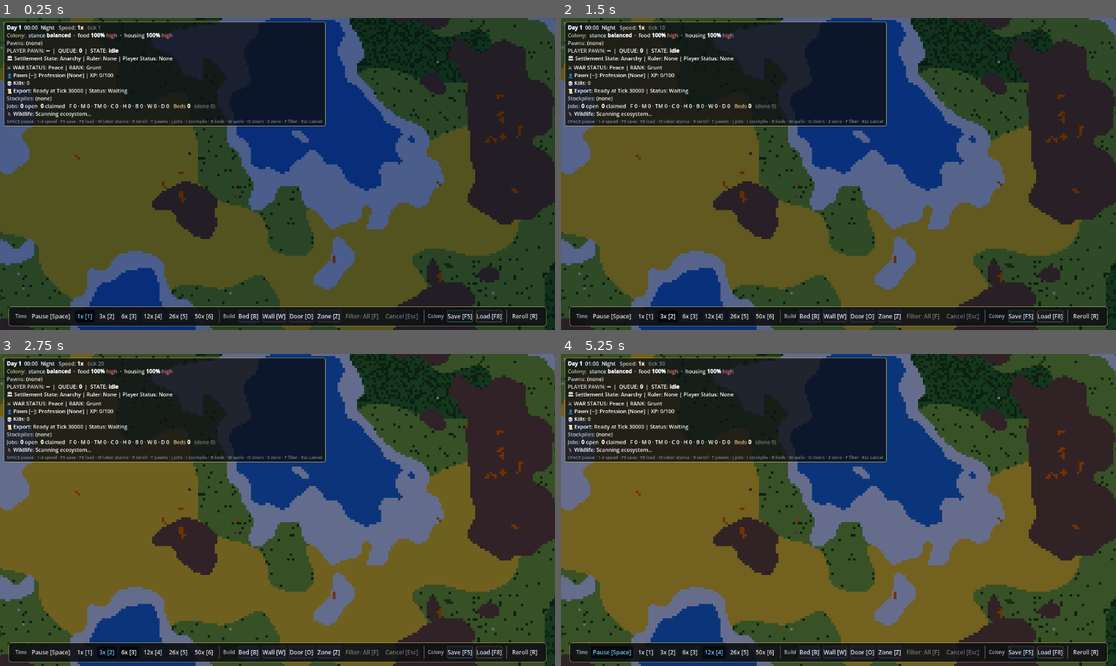
Above: before the commit, frames 1-4 (two rows, left to right).
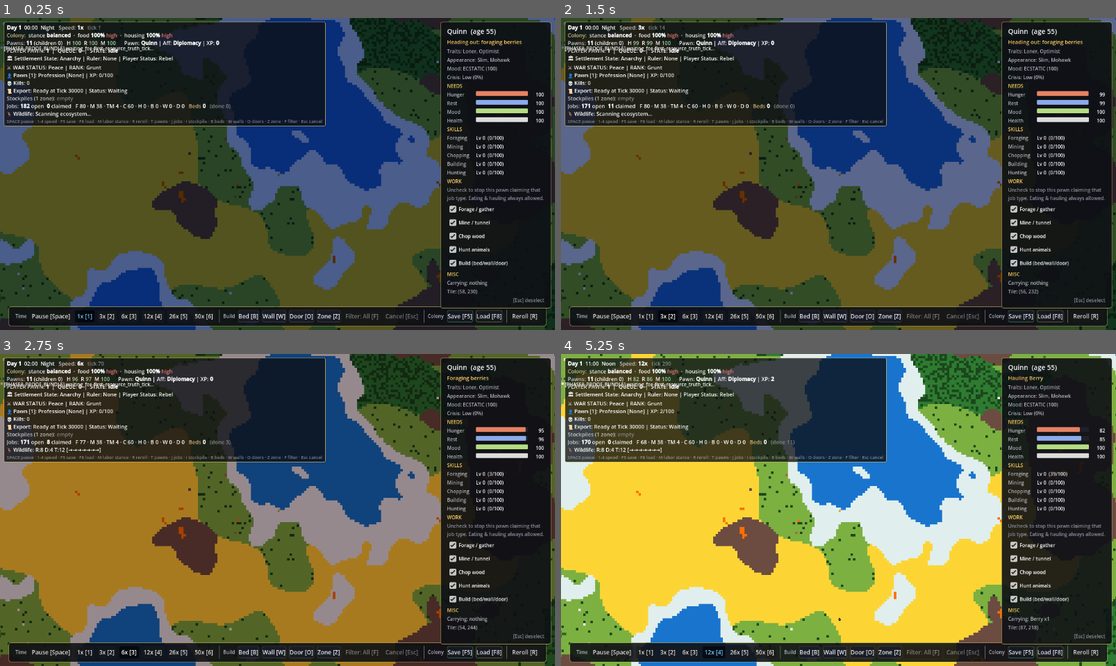
Above: after the commit, the same moments.

Repository: PVAGR/HeelKawn1
Game: Godot game, scene res://scenes/main/Main.tscn
The game is run twice, just before and just after one commit, with the same random seed, the same clock (stepped at 60 frames per second) and the same inputs.
Inputs (mouse positions are in pixels of both pictures, inside the frame that each line leads up to):
- Up to frame 1 (0.25 s): no input
- Up to frame 2 (1.5 s): click "1x [1]" at 0.5 s; click "3x [2]" at 1.25 s
- Up to frame 3 (2.75 s): click "6x [3]" at 2 s
- Up to frame 4 (5.25 s): tap Enter at 2.75, 2.85 s; move the mouse to (960, 494) at 2.77 s; hold Right (ui_right) 2.78-3.5 s; click (960, 494) at 2.92 s; tap Space at 3.02 s; click "12x [4]" at 3.5 s; drag from (727, 525) to (810, 572) at 4.27 s; move the mouse to (894, 441) at 5.02 s; hold Right (ui_right) from 5.03 s (still down); hold Shift from 5.03 s (still down)

The runs differ from the first frame. In frame 1, 12% of the frame differs, in the area x 0-100%, y 1-94%; in frame 2, 19%; in frame 3, 62%; in frame 4, 83%, in the area x 0-100%, y 0-100%.
Error before the commit: Parse Error: Expected variable name after "var". (res://autoloads/SettlementMemory.gd:2182)

Commit message:
Fix SettlementMemory parse error in resource balance audit
Made-with: Cursor

Diff:
--- a/autoloads/SettlementMemory.gd
+++ b/autoloads/SettlementMemory.gd
@@ -2179,14 +2179,14 @@
 	var wood_expected: String = str(expected.get("wood_balance", "DEFICIT"))
 	var stone_expected: String = str(expected.get("stone_balance", "DEFICIT"))
 	var ore_expected: String = str(expected.get("ore_proxy_balance", "DEFICIT"))
-	var pass: bool = (
+	var pass_ok: bool = (
 			food_actual == food_expected
 			and wood_actual == wood_expected
 			and stone_actual == stone_expected
 			and ore_actual == ore_expected
 	)
 	return {
-		"result": "PASS" if pass else "FAIL",
+		"result": "PASS" if pass_ok else "FAIL",
 		"center_region": int(rt.get("center_region", int(st.get("center_region", -1)))),
 		"snapshot_tick": int(rt.get("snapshot_tick", -1)),
 		"food_count": int(rt.get("stock_food", 0)),
